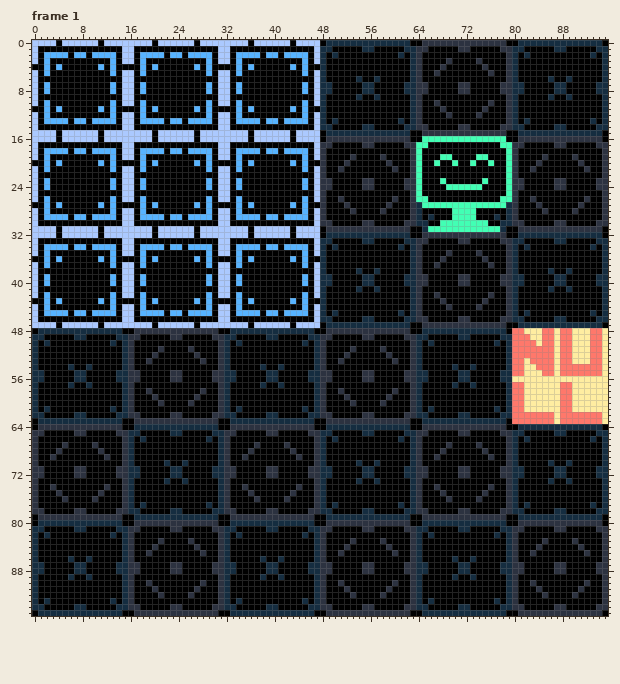
Two states of a pixel-art file, assets/tilemap/character.aseprite. That is the earlier state.
96x96 pixels, 4 frames. Shown: frame 1. The commit also changed other frames, which this record leaves out.
And afterwards:
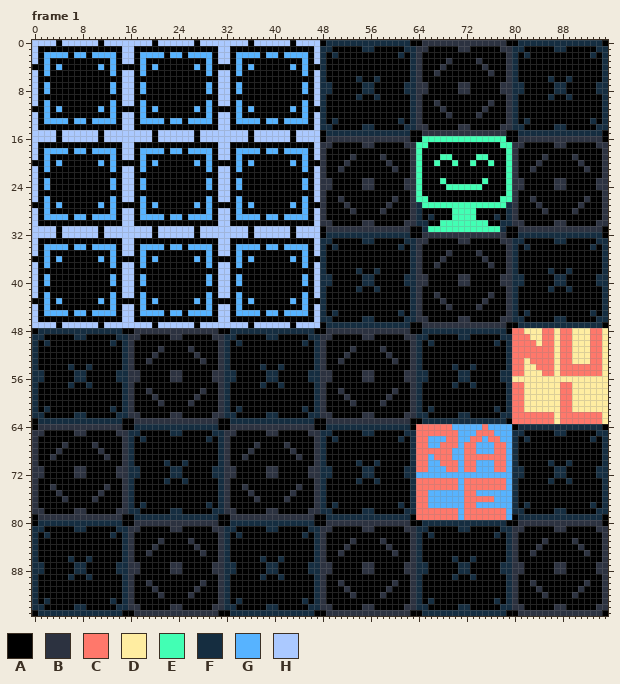
Palette (. is transparent): A #000000  B #2c3240  C #ff786b  D #ffeda1  E #42ffb4  F #152d40  G #57b3ff  H #abc9ff
What changed:
layer "Layer 1" added
--- frame 1, layer "Layer 1"
@@ x 62..81 @@
 63 BAAFFFFFFFFFFFFFFACC
-64 FAABBBBBBBBBBBBBBAAF
-65 FFBBAAAAABBAAAAABBFF
-66 AFBAAAAAAAAAAAAAABFA
-67 AFBAAAABAAAABAAAABFA
-68 AFBAAABAAAAAABAAABFA
-69 AFBAABAAAAAAAABAABFA
-70 AFBAAAAAAAAAAAAAABFA
-71 FFBBAAAAABBAAAAABBFF
-72 FFBBAAAAABBAAAAABBFF
-73 AFBAAAAAAAAAAAAAABFA
-74 AFBAABAAAAAAAABAABFA
-75 AFBAAABAAAAAABAAABFA
-76 AFBAAAABAAAABAAAABFA
-77 AFBAAAAAAAAAAAAAABFA
-78 FFBBAAAAABBAAAAABBFF
-79 FAABBBBBBBBBBBBBBAAF
+64 FACCCCCCGGGGGCGGGGAF
+65 FFCCCCCCCGGGCCCGGGFF
+66 AFCCGGGCCGGCCGCCGGFA
+67 AFCCGGCCCGCCGGGCCGFA
+68 AFCCCCCCGGCCGGGCCGFA
+69 AFCCGCCCGGCCCCCCCGFA
+70 AFCCGGCCCGCCGGGCCGFA
+71 FFCCGGGCCGCCGGGCCGFF
+72 FFGGGGGGGGGGGGGGGGFF
+73 AFCCCCCCCGCCCCCCCGFA
+74 AFCCCCCCCGCCCCCCCGFA
+75 AFCCGGGGGGCCGGGGGGFA
+76 AFCCGGGGGGCCCCCGGGFA
+77 AFCCGGGGGGCCGGGGGGFA
+78 FFCCCCCCCGCCCCCCCGFF
+79 FACCCCCCCGCCCCCCCGAF
 80 BAAFFFFFFFFFFFFFFAAB
Boxes around the changes in both pictures, in picture pixels (x1, y1, x2, y2):
changed: (416, 424, 512, 520)
